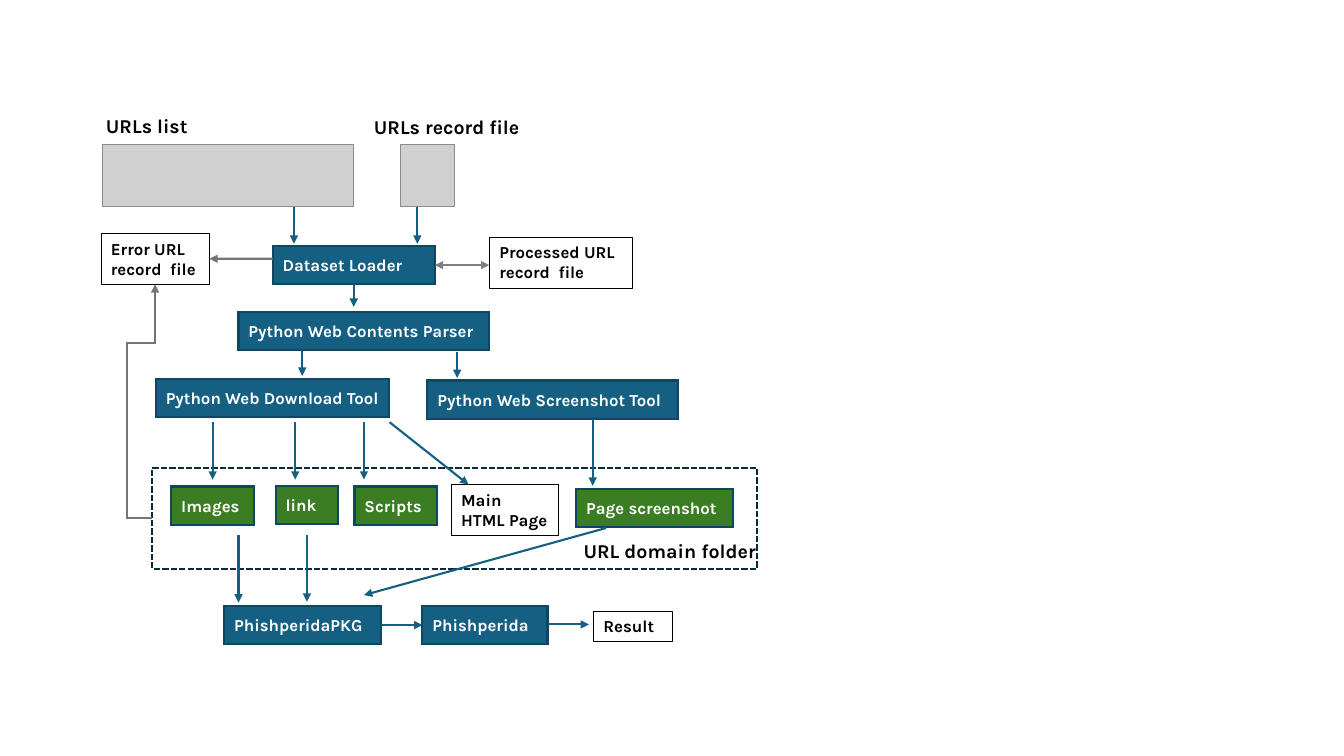
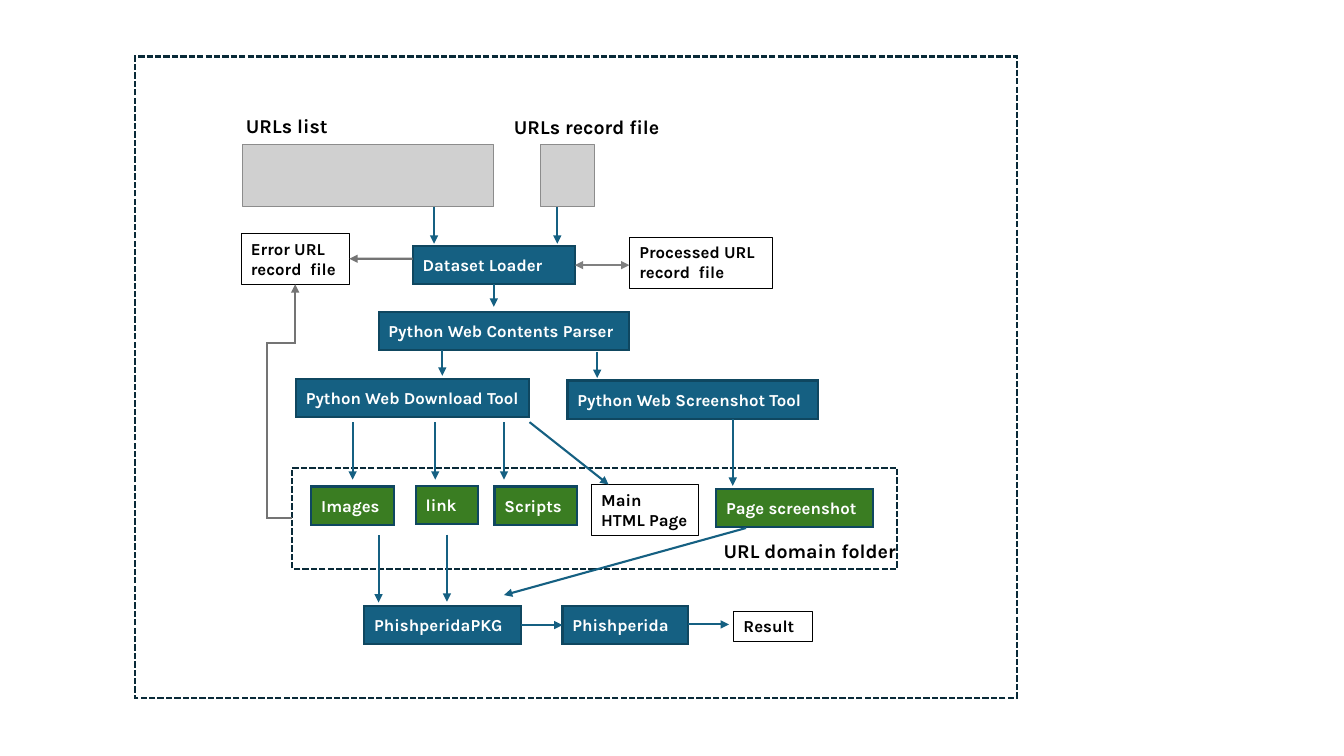
Before and after one commit to LiuYuancheng/Python_Web_Attestation_Tool, a slide deck: slide 1 of doc/designDoc.pptx. Drawn at 1344x756 pixels with LibreOffice and Linux fonts; fonts in the diff are those of the drawing; grey boxes stand for pictures. Boxes give left, top, right and bottom in pixels: in the first picture for what was removed or moved away, otherwise in the second. Text is boxed around its words. In the diff, an @@ line names an element or a change of style, - is before the commit and + after.

Commit message:
update the design document.

```diff
--- a/doc/designDoc.pptx
+++ b/doc/designDoc.pptx
@@ rectangle added at (x1=135, y1=56, x2=1017, y2=698), outline #092A39 1.5 pt dashed @@
@@ 16 arrows, 15 rectangles, 3 texts, 2 pictures, 1 elbow arrow, 1 double arrow moved together from (x1=101, y1=119, x2=758, y2=644) to (x1=241, y1=119, x2=898, y2=644) @@
```
